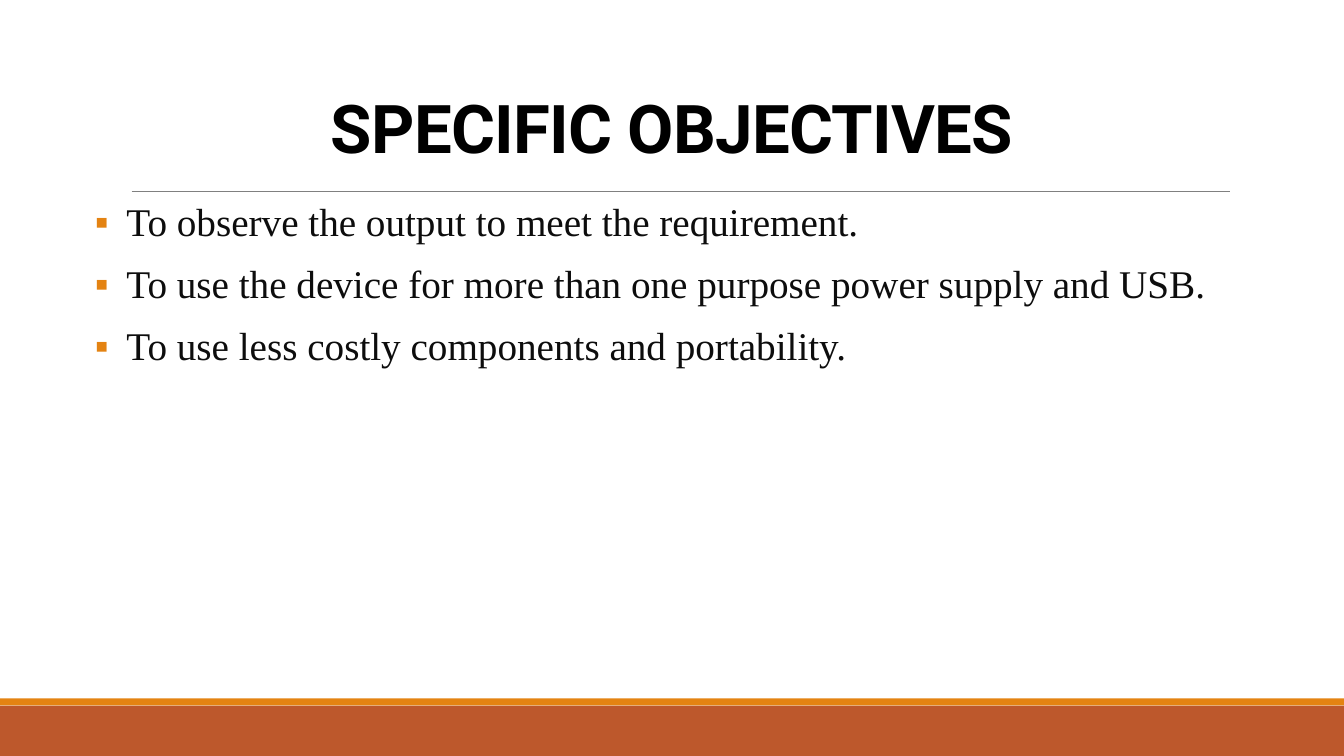
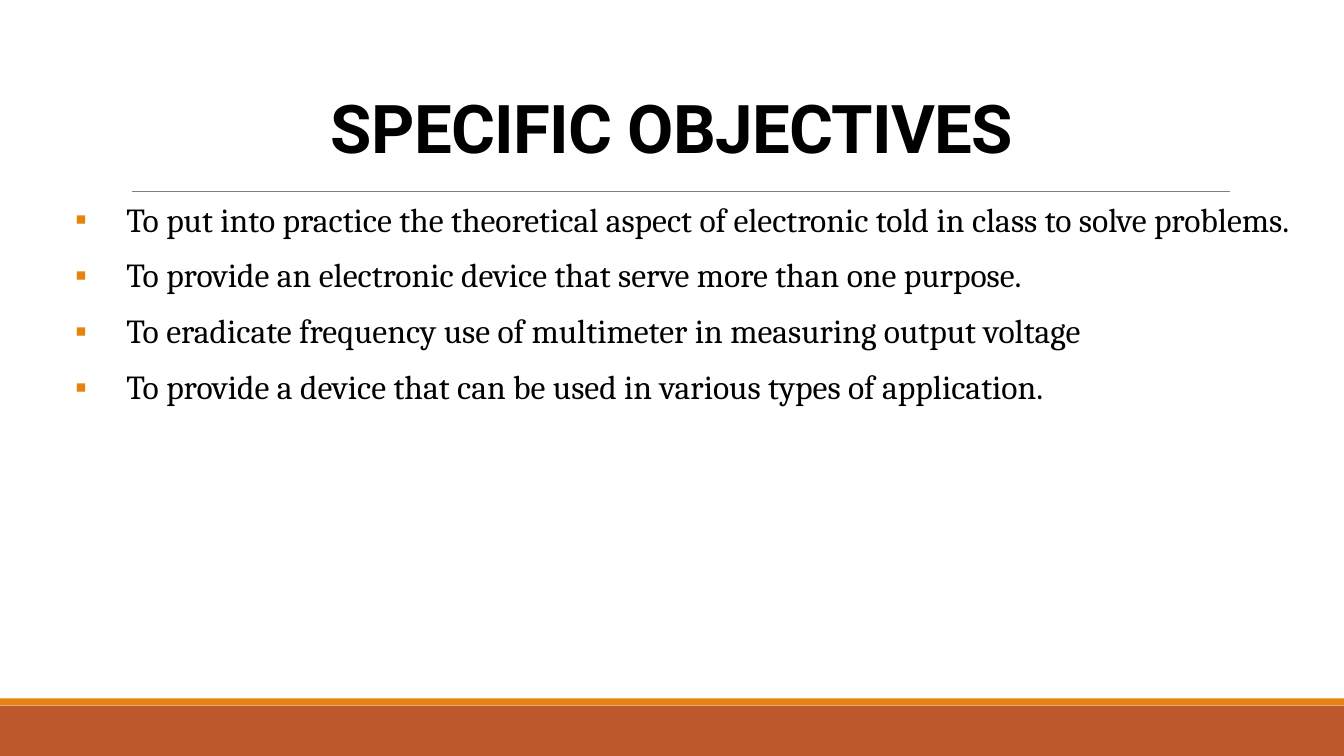
Before and after one commit to Akamshu/documents, a slide deck: slide 4 of PROJECT 2023/JUNKS/EE POWER POINT.pptx. Drawn at 1344x756 pixels with LibreOffice and Linux fonts; fonts in the diff are those of the drawing. Boxes give left, top, right and bottom in pixels: in the first picture for what was removed or moved away, otherwise in the second. Text is boxed around its words. In the diff, an @@ line names an element or a change of style, - is before the commit and + after.

```diff
--- a/PROJECT 2023/JUNKS/EE POWER POINT.pptx
+++ b/PROJECT 2023/JUNKS/EE POWER POINT.pptx
@@ text at <box>126,208,1289,407</box>: text changed; size 28 to 24 pt; font Times New Roman to Cambria; text colour #0D0D0D to #000000 @@
-▪ To observe the output to meet the requirement.
-▪ To use the device for more than one purpose power supply and USB.
-▪ To use less costly components and portability.
+▪ To put into practice the theoretical aspect of electronic told in class to solve problems.
+▪ To provide an electronic device that serve more than one purpose.
+▪ To eradicate frequency use of multimeter in measuring output voltage
+▪ To provide a device that can be used in various types of application.
```
Also in this commit, not shown: 4 other slides changed, 3 slides added, 37 other files.
